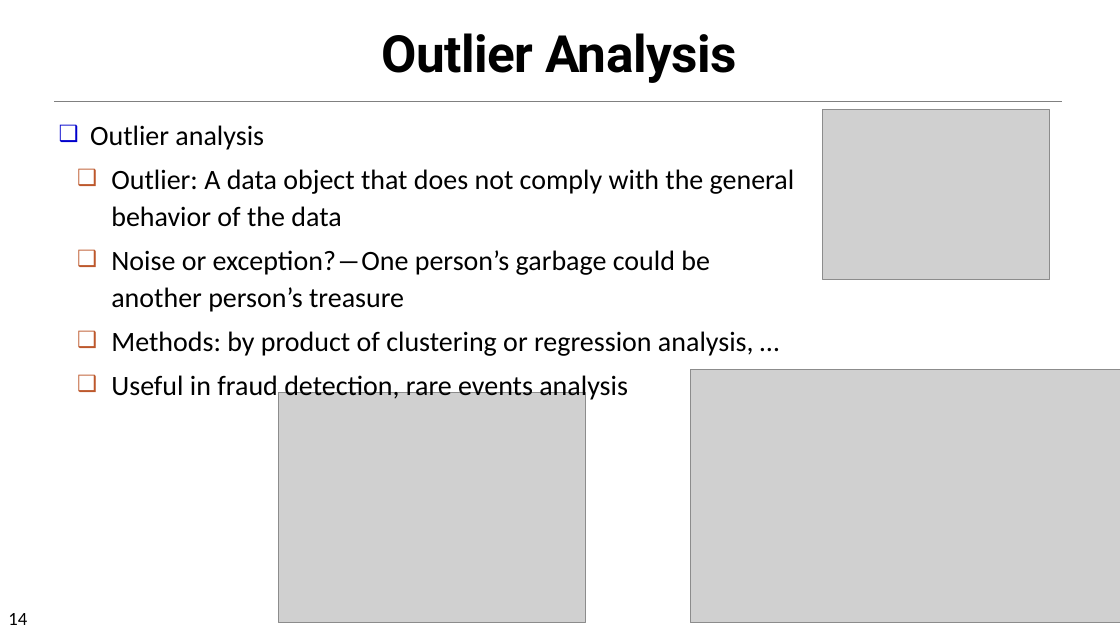
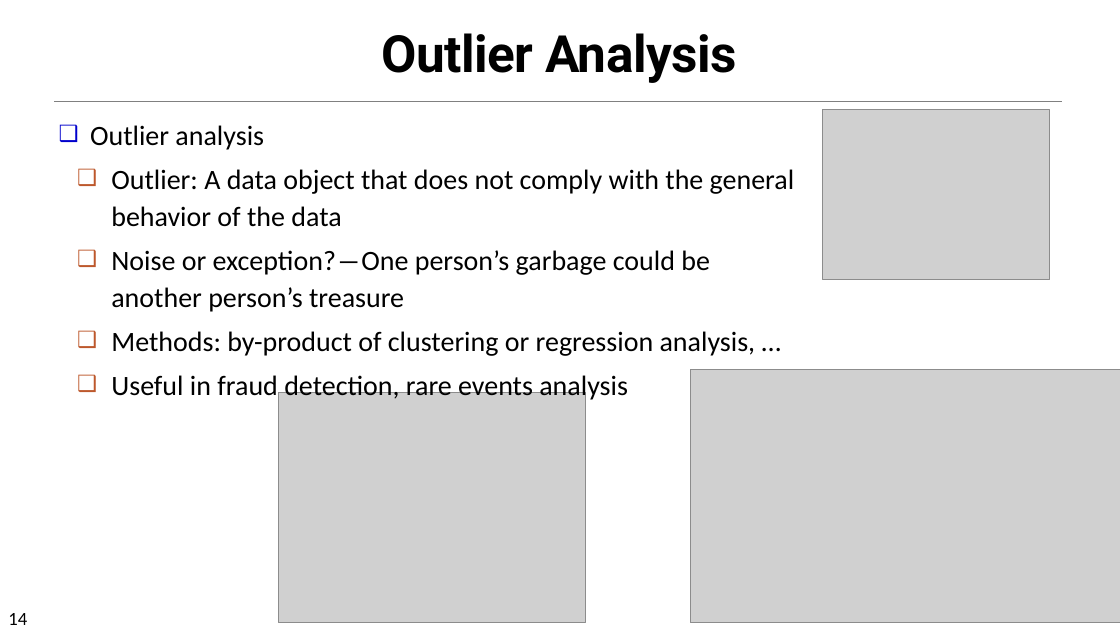
Before and after one commit to chriswjh/chriswjh.github.io, a slide deck: slide 14 of EDM/01-Introduction.pptx. Drawn at 1120x630 pixels with LibreOffice and Linux fonts; fonts in the diff are those of the drawing; grey boxes stand for pictures. Boxes give left, top, right and bottom in pixels: in the first picture for what was removed or moved away, otherwise in the second. Text is boxed around its words. In the diff, an @@ line names an element or a change of style, - is before the commit and + after.

```diff
--- a/EDM/01-Introduction.pptx
+++ b/EDM/01-Introduction.pptx
@@ text at bbox=[111, 331, 756, 356]: text changed @@
-  ❑ Methods: by product of clustering or regression analysis, …
+  ❑ Methods: by-product of clustering or regression analysis, …
```
Also in this commit, not shown: 5 other slides changed, 3 other files.
